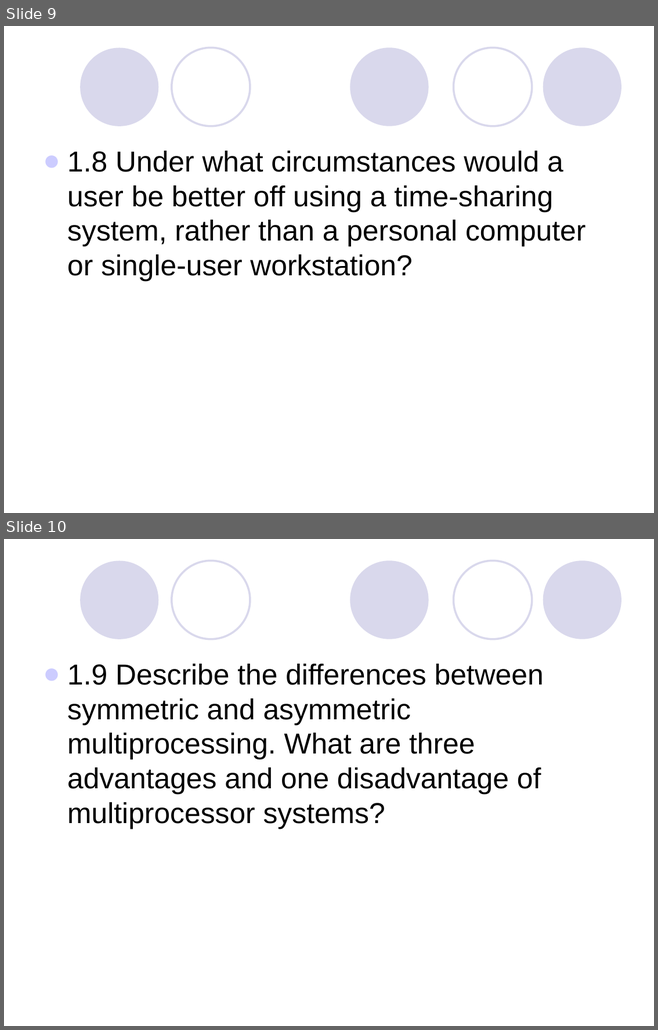
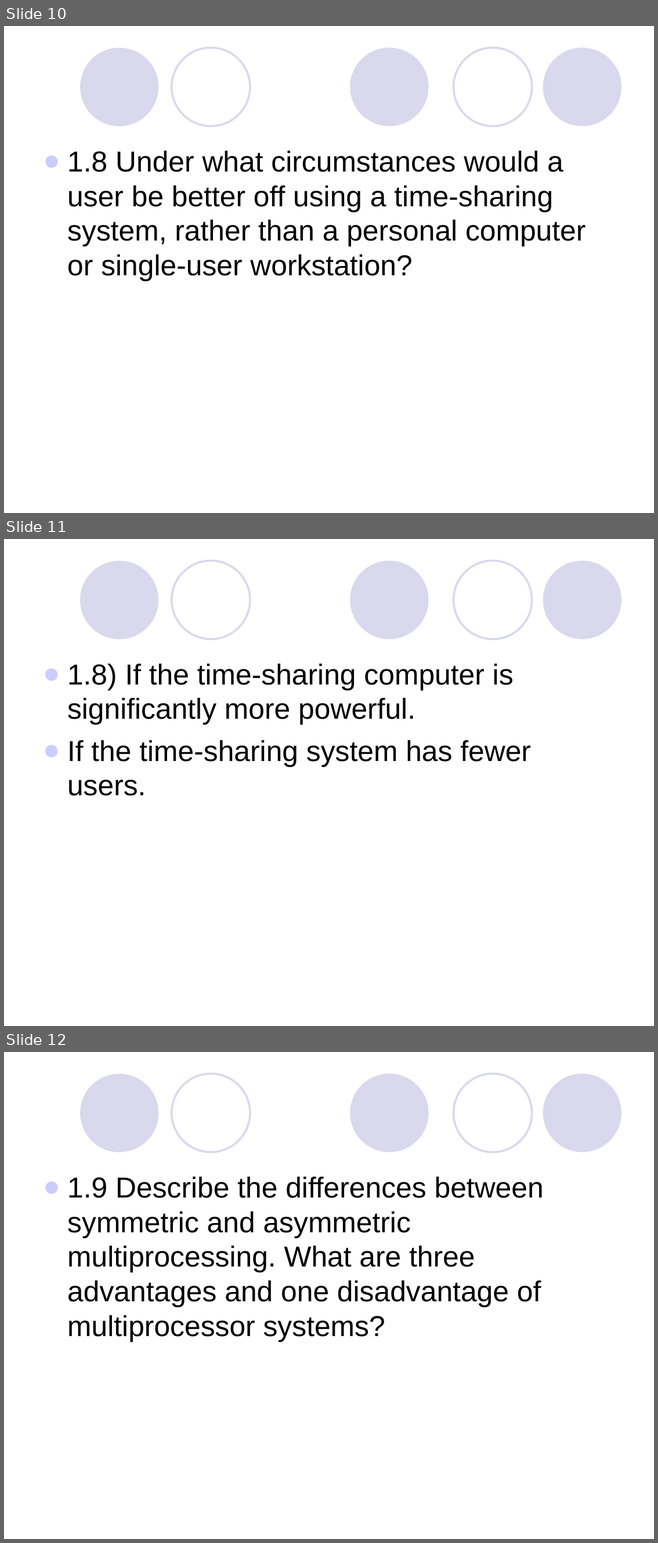
Before and after one commit to martip23/OperatingSystemNotes, a slide deck: Questions/chap1.ppt. Shown one above the other, each under a label of ours: slides 9 and 10 before the commit, slides 10, 11 and 12 after it. The pictures are 658x1030 and 658x1543 pixels, drawn with LibreOffice and Linux fonts; fonts in the diff are those of the drawing. Boxes give left, top, right and bottom in pixels: in the first picture for what was removed or moved away, otherwise in the second. Text is boxed around its words. In the diff, an @@ line names an element or a change of style, - is before the commit and + after.

```diff
--- a/Questions/chap1.ppt
+++ b/Questions/chap1.ppt
@@ slide 11 added at (x1=4, y1=539, x2=654, y2=1026), background #FFFFFF; not listed: 5 template elements that a slide beside it also shows @@
@@ text added at (x1=67, y1=664, x2=531, y2=796), 32 pt, text #000000 @@
+● 1.8) If the time-sharing computer is significantly more powerful.
+● If the time-sharing system has fewer users.
@@ what was slide 9 is now slide 10 @@
@@ what was slide 10 is now slide 12 @@
```
Also in this commit, not shown: 3 other slides added, 5 other files.
